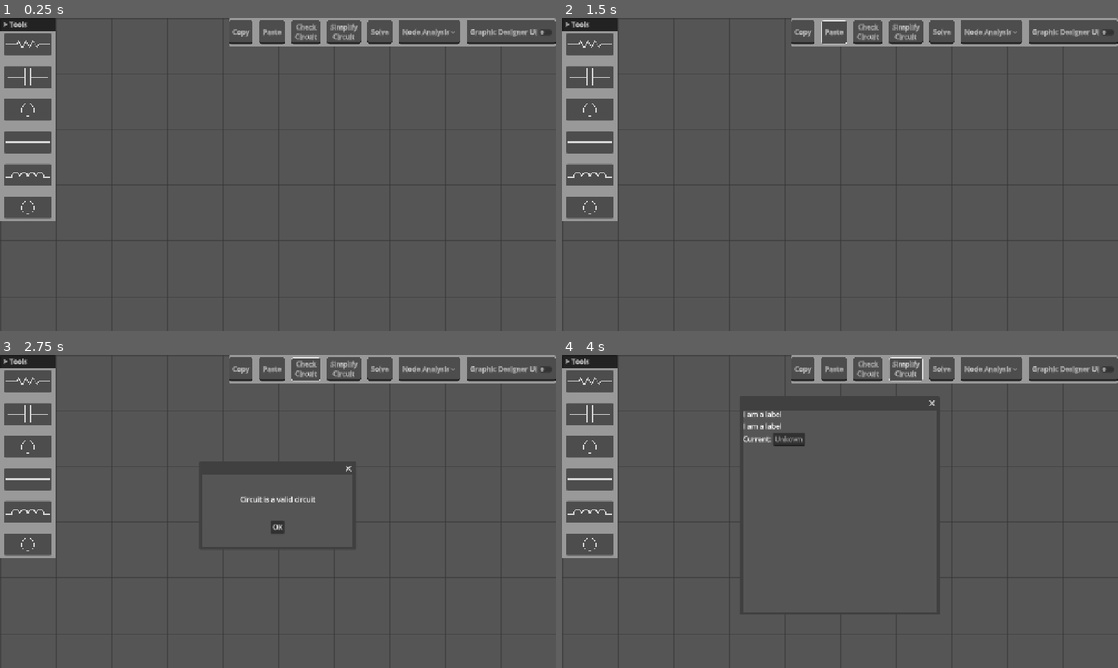
Above: before the commit, frames 1-4 (two rows, left to right).
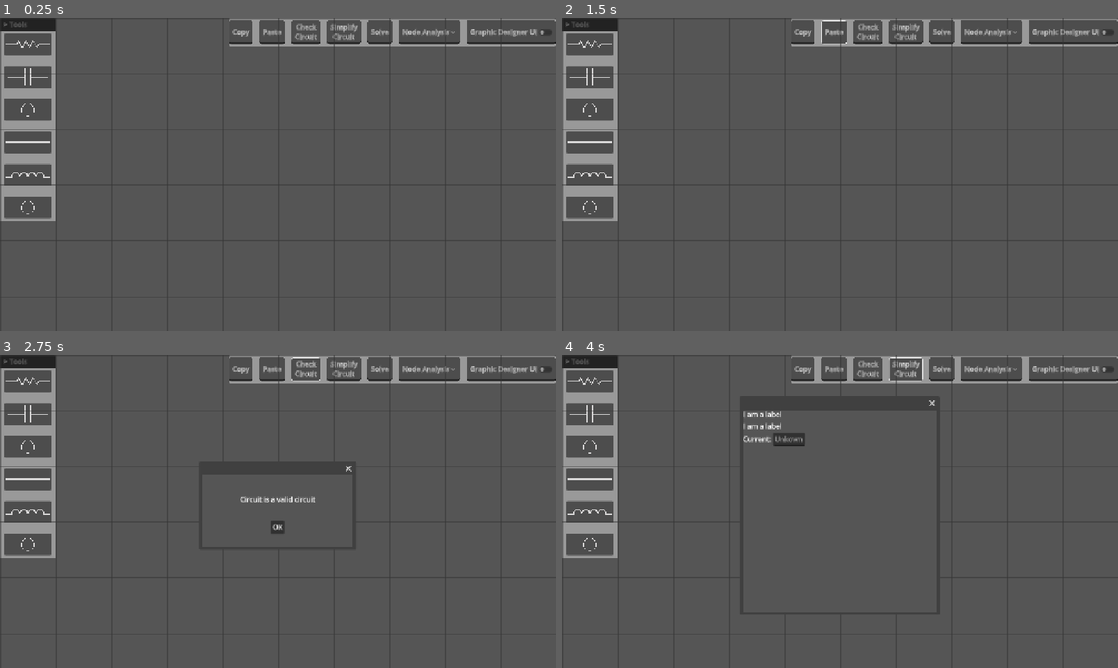
Above: after the commit, the same moments.

Repository: j-stapera/Yet-Another-Circuit-Designer
Game: Godot game, scene res://gui_components/gui_main.tscn
Two runs of this game, one before a commit and one after it. Both use one fixed random seed, a clock stepped at 60 frames per second and the inputs below.
Inputs:
- Up to frame 1 (0.25 s): no input
- Up to frame 2 (1.5 s): click "Copy" at 0.5 s; click "Paste" at 1.25 s
- Up to frame 3 (2.75 s): click "Check Circuit" at 2 s
- Up to frame 4 (4 s): click "OK" at 2.75 s; click "Simplify Circuit" at 3.5 s

The runs differ from the first frame. In frame 1, 0.5% of the frame differs, in the area x 0-100%, y 0-65%; in frame 2, 0.5%; in frame 3, 0.5%; in frame 4, 0.5%.
Error in both runs: Invalid call. Nonexistent function 'change_label' in base 'Control'. (res://gui_components/copy_paste_panel.gd:15)

Commit message:
Render background in the background

Diff:
--- a/gui_components/gui_main.tscn
+++ b/gui_components/gui_main.tscn
@@ -41,6 +41,7 @@
 script = ExtResource("8_467os")
 
 [node name="CanvasLayer" type="CanvasLayer" parent="."]
+layer = -1
 
 [node name="Background" type="Sprite2D" parent="CanvasLayer"]
 visible = false
@@ -50,9 +51,11 @@
 script = ExtResource("8_j4ngi")
 
 [node name="Panel" parent="CanvasLayer" instance=ExtResource("3_e8s8u")]
+z_index = 1
 size_flags_horizontal = 8
 
 [node name="FoldableContainer" parent="CanvasLayer" instance=ExtResource("2_txhx8")]
+z_index = 1
 offset_left = 0.0
 offset_top = 0.0
 offset_right = 128.0
